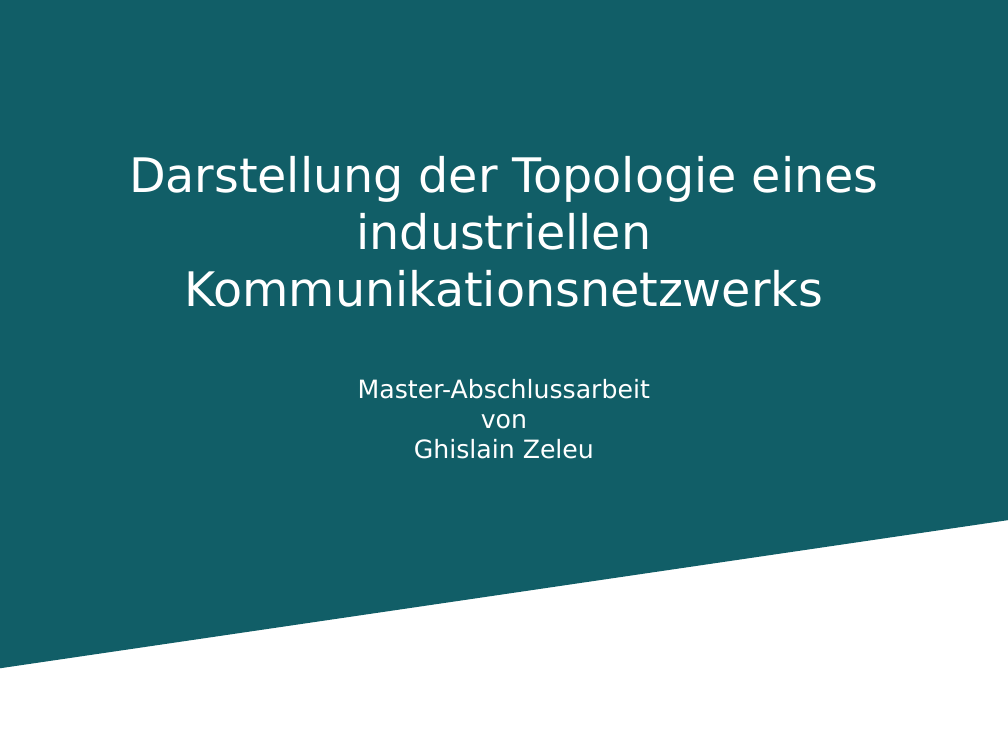
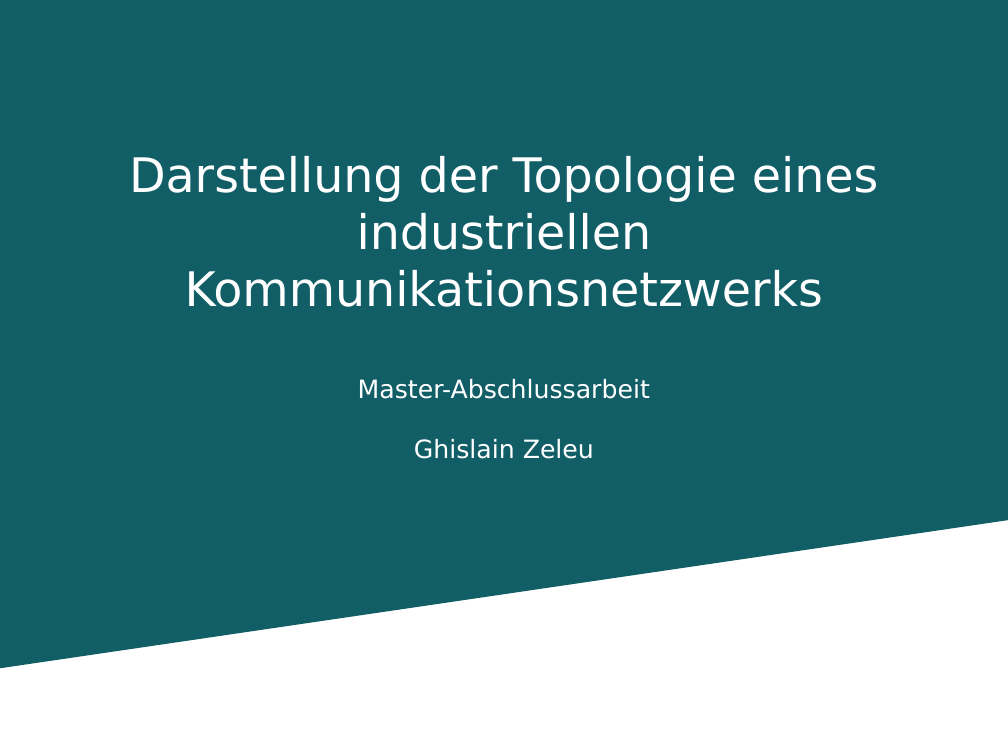
Before and after one commit to Ghislain1/zoe-fb-app, a slide deck: slide 1 of __Master-Abschlussarbeit.pptx. Drawn at 1008x756 pixels with LibreOffice and Linux fonts; fonts in the diff are those of the drawing; background and template pictures are left out. Boxes give left, top, right and bottom in pixels: in the first picture for what was removed or moved away, otherwise in the second. Text is boxed around its words. In the diff, an @@ line names an element or a change of style, - is before the commit and + after.

Commit message:
ist okay

```diff
--- a/__Master-Abschlussarbeit.pptx
+++ b/__Master-Abschlussarbeit.pptx
@@ text at [481,414,527,429]: paragraph removed @@
-von
```
